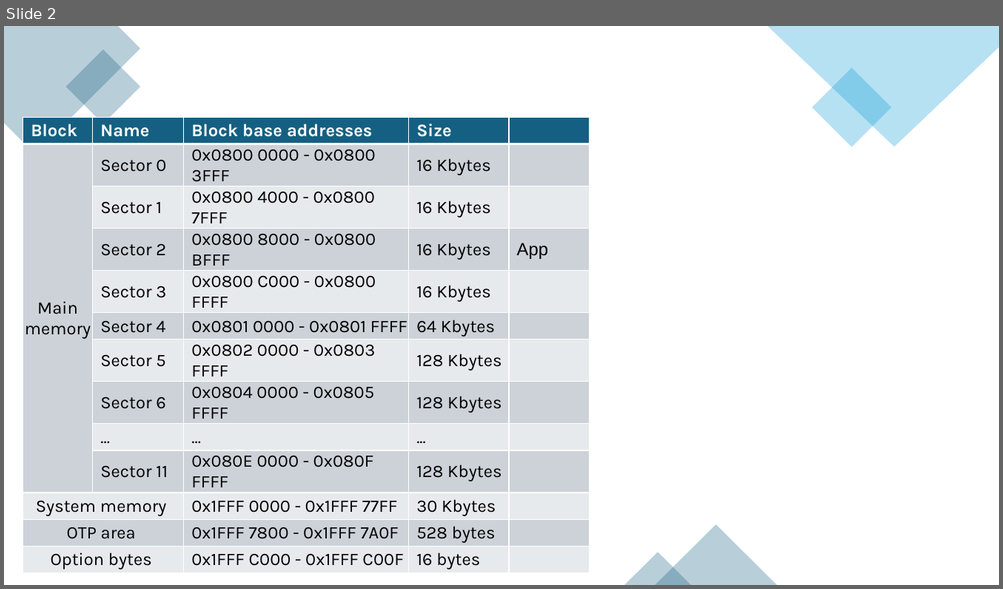
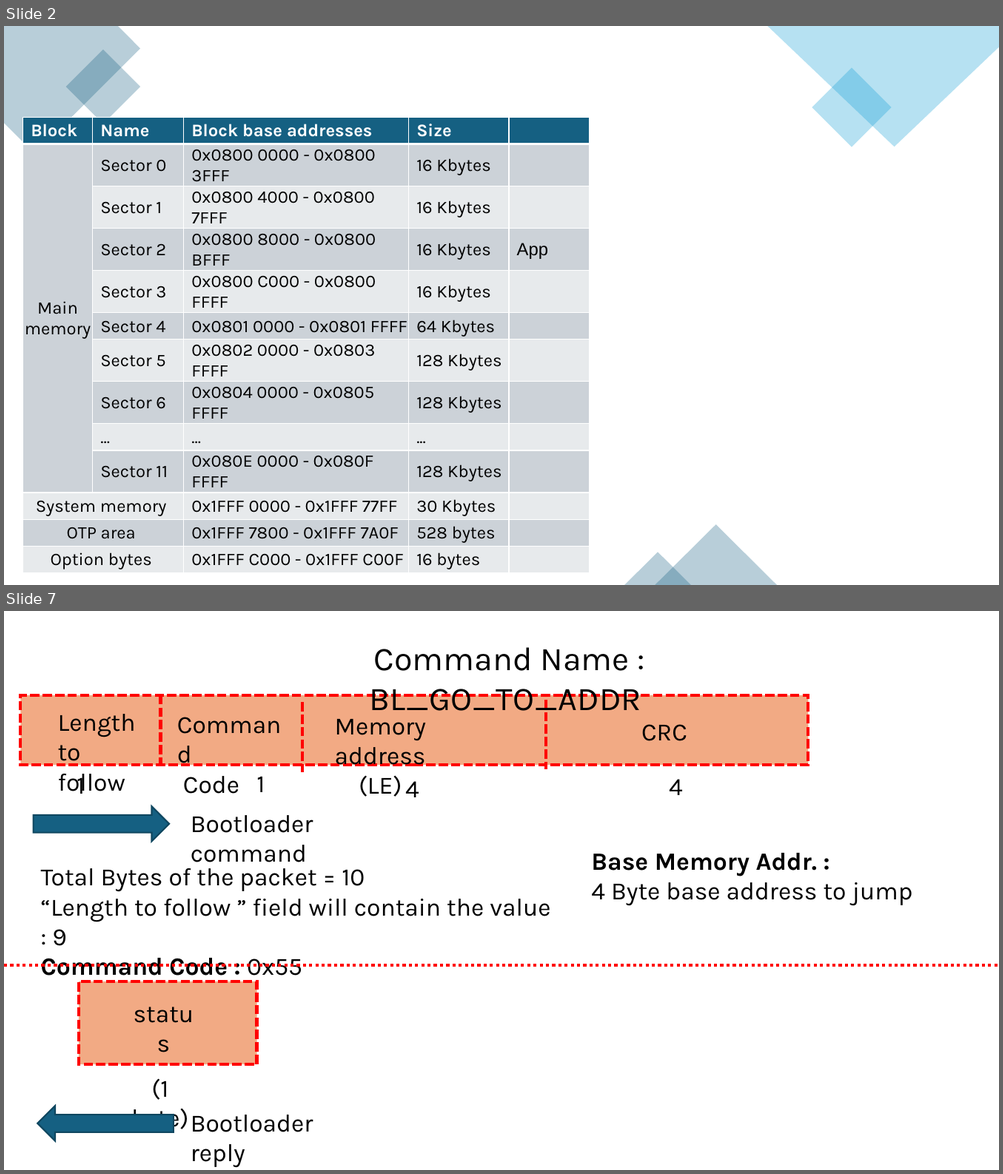
Before and after one commit to qlinhpoet/Bootloader, a slide deck: Bootloader.pptx. Shown one above the other, each under a label of ours: slide 2 before the commit, slides 2 and 7 after it; the slides between them are not shown. The pictures are 1003x589 and 1003x1174 pixels, drawn with LibreOffice and Linux fonts; fonts in the diff are those of the drawing. Boxes give left, top, right and bottom in pixels: in the first picture for what was removed or moved away, otherwise in the second. Text is boxed around its words. In the diff, an @@ line names an element or a change of style, - is before the commit and + after.

Commit message:
flash via bootloader ok

```diff
--- a/Bootloader.pptx
+++ b/Bootloader.pptx
@@ slide 7 added at (4, 611, 999, 1170), background #FFFFFF @@
@@ text added at (370, 647, 641, 718), 32 pt, text #000000 @@
+Command Name : BL_GO_TO_ADDR
@@ group added at (20, 695, 808, 863): 8 texts, 3 lines, 1 rectangle @@
+Length
+to follow
+Command
+Code
+CRC
+1
+1
+4
+Memory address
+(LE)
+4
@@ right arrow added at (33, 806, 169, 842), fill #156082, outline #104760 1.5 pt @@
@@ text added at (190, 815, 313, 833), 24 pt, text #000000 @@
+Bootloader command
@@ text added at (591, 853, 913, 906), 24 pt, text #000000 @@
+Base Memory Addr. :
+4 Byte base address to jump
@@ text added at (41, 869, 550, 982), 24 pt, text #000000 @@
+Total Bytes of the packet = 10
+“Length to follow ” field will contain the value : 9
+Command Code : 0x55
@@ line added from (4, 965) to (999, 965), #FF0000 3 pt dashed @@
@@ rectangle added at (79, 982, 257, 1065), fill #F2AA84, outline #FF0000 3 pt dashed @@
@@ text added at (122, 994, 205, 1032), 24 pt, text #000000 @@
+status
@@ text added at (131, 1079, 188, 1133), 24 pt, text #000000 @@
+(1 byte)
@@ right arrow added at (37, 1106, 173, 1142), fill #156082, outline #104760 1.5 pt @@
@@ text added at (190, 1115, 313, 1168), 24 pt, text #000000 @@
+Bootloader reply
```
Also in this commit, not shown: 10 other slides added, 15 other files.
